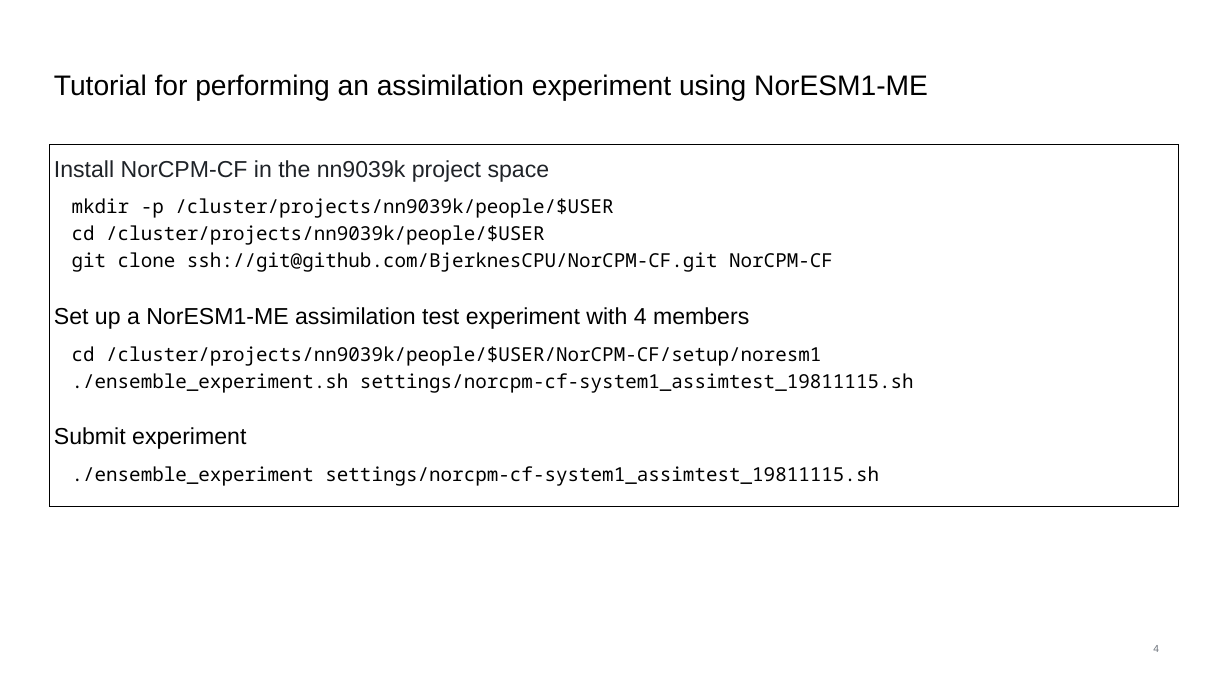
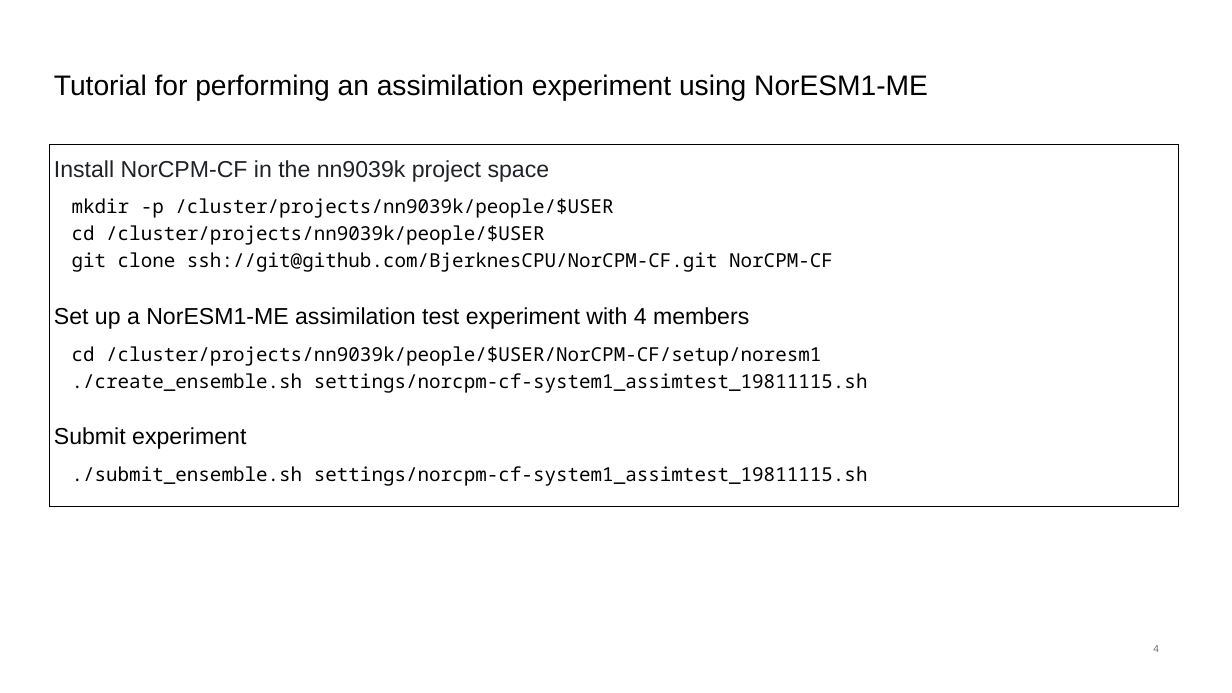
Before and after one commit to BjerknesCPU/NorCPM-CF, a slide deck: slide 4 of docs/NorCPM-CF_overview_20240904.pptx. Drawn at 1232x693 pixels with LibreOffice and Linux fonts; fonts in the diff are those of the drawing. Boxes give left, top, right and bottom in pixels: in the first picture for what was removed or moved away, otherwise in the second. Text is boxed around its words. In the diff, an @@ line names an element or a change of style, - is before the commit and + after.

```diff
--- a/docs/NorCPM-CF_overview_20240904.pptx
+++ b/docs/NorCPM-CF_overview_20240904.pptx
@@ text at [72, 373, 868, 393]: text changed @@
-  ./ensemble_experiment.sh settings/norcpm-cf-system1_assimtest_19811115.sh
+  ./create_ensemble.sh settings/norcpm-cf-system1_assimtest_19811115.sh
@@ text at [72, 466, 868, 486]: text changed @@
-  ./ensemble_experiment settings/norcpm-cf-system1_assimtest_19811115.sh
+  ./submit_ensemble.sh settings/norcpm-cf-system1_assimtest_19811115.sh
```
Also in this commit, not shown: 1 other slide changed, 1 other file.
